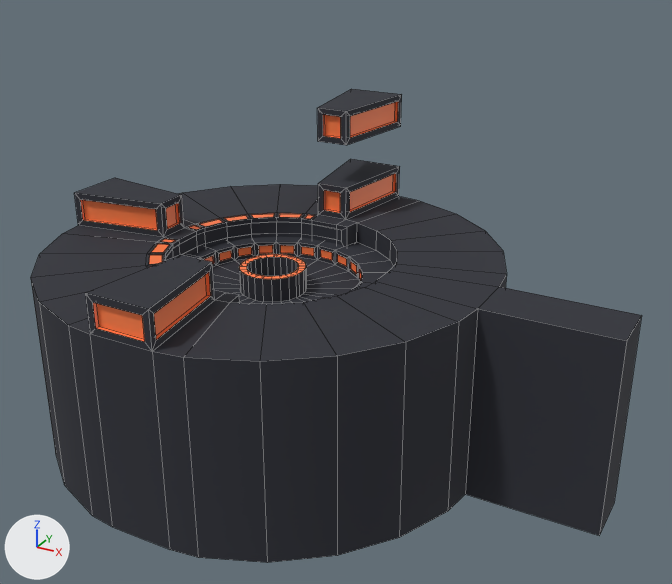
Two versions of the FBX model GodfatherJam/Assets/Art/P_FirstLevel.fbx, one commit apart.
Both versions are drawn from a 50 mm lens placed at (77.2, -119.0, 60.9), pointed at (11.9, -0.1, 1.5). The axes (+X, +Y, +Z) are drawn at lower left. The lights are the same throughout. Mesh edges are drawn as thin lines. Where no turn or scale is listed for an object, it has been applied to the vertices.

The first picture shows 'P_BaseLevel__HP', 'P_BaseLevel__HP.002'.
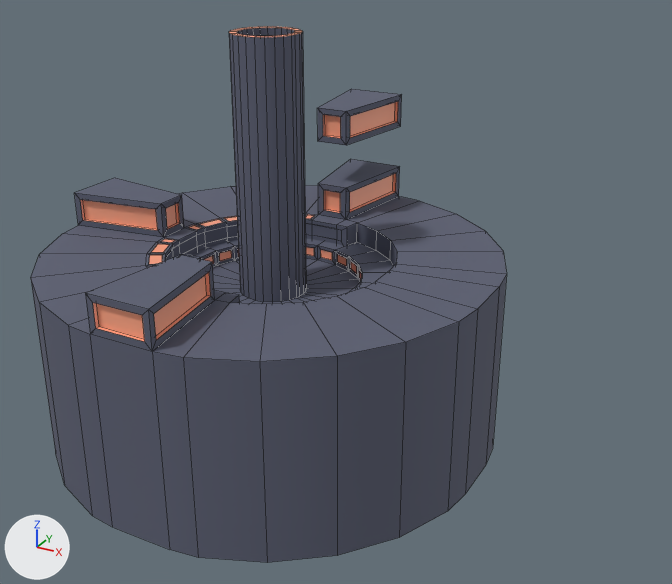
Commit message: upadate level1

Where the newer file only moved an object's origin or applied its transform, the numbers keep the older frame.

Boxes [x1, y1, x2, y2] around the edits, measured in the pictures (672 x 584 px; the box of a moved part takes in the faces that stretch with it):
```json
{"object": "P_BaseLevel__HP", "change": "reshaped", "before": [31, 159, 642, 563], "after": [31, 27, 507, 563], "on screen": "22% narrower, 33% taller"}
{"part": 1, "of": "me_cylinder_034", "change": "recoloured", "before": [317, 89, 402, 145], "after": [317, 89, 402, 145]}
{"part": 2, "of": "me_cylinder_034", "change": "recoloured", "before": [323, 102, 398, 138], "after": [323, 102, 398, 138]}
{"part": 3, "of": "me_cylinder_001", "change": "moved or reshaped", "before": [239, 254, 642, 536], "after": [229, 27, 499, 494]}
{"part": 4, "of": "me_cylinder_001", "change": "recoloured", "before": [31, 159, 507, 563], "after": [31, 159, 507, 563], "on screen": "black to blue"}
{"part": 5, "of": "me_cylinder_001", "change": "recoloured", "before": [81, 173, 396, 342], "after": [81, 173, 396, 342]}
```

Edits to the scene script, one JSON object a line:
```json
{"op": "add", "block": "mat_m_baselevel1_005", "code": ["mat_m_baselevel1_005 = principled_material('M_BaseLevel1.005')", "mat_m_baselevel1_005.base_color = (0.105, 0.114, 0.168)  # dark blue #5b5f72", "mat_m_baselevel1_005.roughness = 0.856"]}
{"op": "add", "block": "mat_m_secondmat_level1_001", "code": ["mat_m_secondmat_level1_001 = principled_material('M_Secondmat_Level1.001')", "mat_m_secondmat_level1_001.base_color = (1.0, 0.386, 0.238)  # beige #ffa786"]}
{"block": "me_cylinder_001", "where": "# used by ob_p_baselevel__hp; location = (0.0, 0.0, 0.0)"}
{"op": "remove", "block": "me_cylinder_001", "code": "me_cylinder_001.from_pydata(...)  # 825 vertices, 783 faces; spans x -37.0..57.8, y -37.0..37.0, z -34.1..11.8"}
{"op": "add", "block": "me_cylinder_001", "code": "me_cylinder_001.from_pydata(...)  # 821 vertices, 779 faces; spans x -37.0..37.1, y -37.0..37.0, z -34.1..40.8"}
{"block": "me_cylinder_001", "change": "me_cylinder_001 part 3"}
{"block": "me_cylinder_001", "change": "54 vertices are removed from x -5.5..57.8, y -5.5..5.5, z -25.7..5.9"}
{"block": "me_cylinder_001", "change": "80 faces are deleted"}
{"block": "me_cylinder_001", "change": "25 new vertices lie (0.0, 0.0, 74.9) away from vertices in x -4.3..4.2, y -4.3..4.3, z -34.1"}
{"block": "me_cylinder_001", "change": "25 new vertices lie (0.0, 0.0, 41.3) away from vertices in x -5.5..5.4, y -5.5..5.5, z -0.5"}
{"block": "me_cylinder_001", "change": "25 new faces join them, mat_m_secondmat_level1_001 (beige #ffa786)"}
{"block": "me_cylinder_001", "change": "51 new faces join them, mat_m_baselevel1_005 (dark blue #5b5f72)"}
{"block": "me_cylinder_001", "change": "me_cylinder_001 part 4: 458 faces spanning x -37.0..37.1, y -37.0..37.0, z -34.1..11.8 switch from mat_m_baselevel1 (black #2b2d36) to mat_m_baselevel1_005 (dark blue #5b5f72)"}
{"block": "me_cylinder_001", "change": "me_cylinder_001 part 5: 245 faces spanning x -37.0..14.6, y -37.0..37.0, z 0.2..10.7 switch from mat_m_secondmat_level1 (orange #ff8048) to mat_m_secondmat_level1_001 (beige #ffa786)"}
{"block": "me_cylinder_034", "where": "me_cylinder_034.from_pydata(...)  # 40 vertices, 38 faces; spans x -5.2..5.2, y 20.0..37.0, z 19.5..25.4"}
{"block": "me_cylinder_034", "where": "# used by ob_p_baselevel__hp_002; location = (0.0, 0.0, 0.0)"}
{"block": "me_cylinder_034", "change": "me_cylinder_034 part 1: all 18 faces that had it switch from mat_m_baselevel1 (black #2b2d36) to mat_m_baselevel1_005 (dark blue #5b5f72)"}
{"block": "me_cylinder_034", "change": "me_cylinder_034 part 2: all 20 faces that had it switch from mat_m_secondmat_level1 (orange #ff8048) to mat_m_secondmat_level1_001 (beige #ffa786)"}
```
